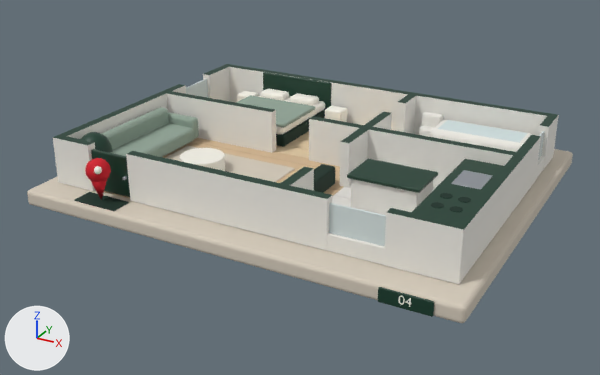
What one commit did to the glTF model assets/3d/paso-4.glb.
One viewpoint serves both versions: a 50 mm lens placed at (2.74, -5.21, 2.55), pointed at (-0.02, -0.2, 0.04). The axes (+X, +Y, +Z) are drawn at lower left. The lights are the same throughout. The older version comes first. Where no turn or scale is listed for an object, it has been applied to the vertices.

The first picture shows 'Alfombra', 'Asiento del sofá', 'Bañera · cuerpo', 'Brazo del sofá.001', 'Cabecero', 'Edredón', 'Encimera', 'Encimera de la isla', 'Hoja de la puerta', 'Isla', 'Losa', 'Muros', 'Placa del paso', 'Planta', 'Respaldo del sofá', 'Vidrio de la ventana' and 32 more.
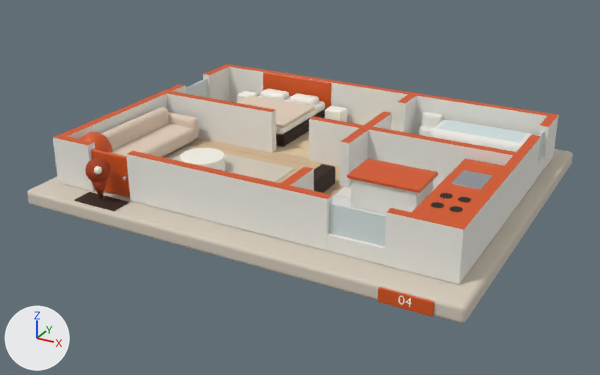
Changed parts and their boxes (x1, y1, x2, y2) in the pictures (600 x 375 px):
'Muros', recoloured: (53, 64, 559, 233) in both
'Encimera', recoloured (dark green to orange): (412, 159, 504, 222) in both
'Encimera de la isla', recoloured (dark green to orange): (347, 159, 438, 193) in both
'Asiento del sofá', recoloured (grey to beige): (113, 123, 194, 157) in both
'Respaldo del sofá', recoloured (grey to beige): (101, 107, 169, 150) in both
'Cabecero', recoloured (dark green to orange): (263, 72, 332, 109) in both
'Edredón', recoloured (grey to beige): (236, 95, 315, 128) in both
'Hoja de la puerta', recoloured (dark green to orange): (91, 149, 130, 197) in both
'Placa del paso', recoloured (dark green to orange): (378, 287, 434, 317) in both
'Brazo del sofá.001', recoloured (grey to beige): (168, 112, 199, 139) in both
'Planta', recoloured (dark green to orange): (81, 132, 113, 153) in both

Edits to the bpy script that builds the scene:
```text
Change mat_azul_bolaños:
    mat_azul_bolaños.base_color: (0.00439, 0.0437, 0.0232) -> (0.694, 0.0931, 0.0103)  # dark green #0e3b2a -> orange #d9561a
Change mat_tapizado_salvia:
    mat_tapizado_salvia.base_color: (0.292, 0.381, 0.314) -> (0.768, 0.624, 0.497)  # grey #93a698 -> beige #e3cfbb
```
